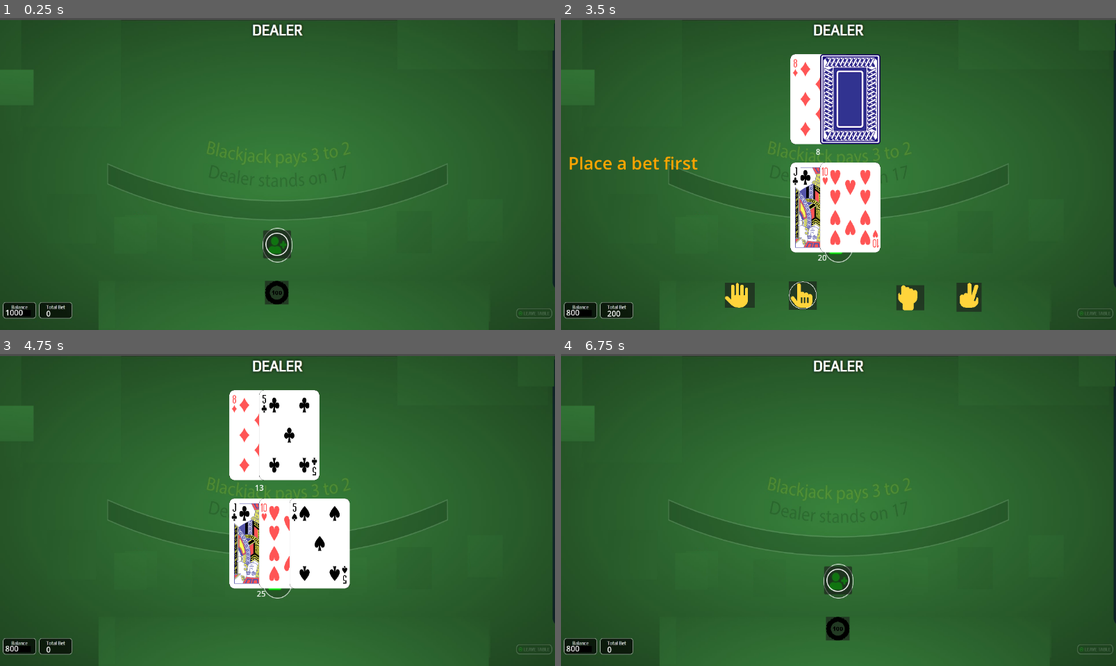
Above: before the commit, frames 1-4 (two rows, left to right).
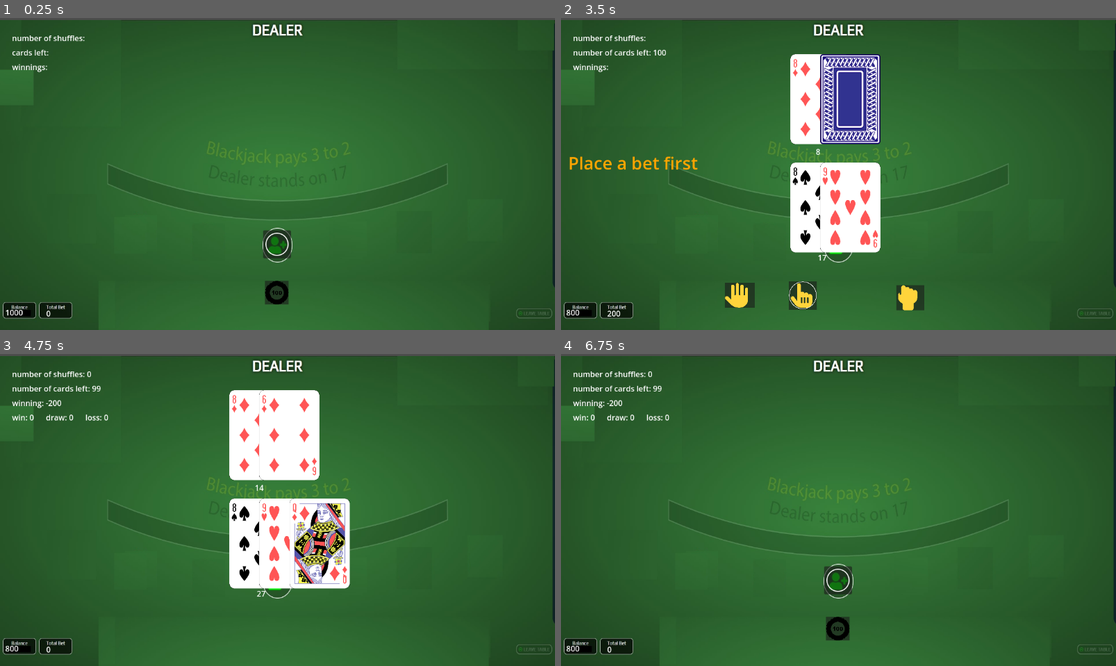
Above: after the commit, the same moments.

Repository: dooyoon/blackjack21-godot
Game: Godot game, scene res://main.tscn
The game is run twice, just before and just after one commit, with the same random seed, the same clock (stepped at 60 frames per second) and the same inputs.
Inputs (mouse positions are in pixels of both pictures, inside the frame that each line leads up to):
- Up to frame 1 (0.25 s): no input
- Up to frame 2 (3.5 s): click (838, 245) at 0.5 s; click (838, 292) at 1.25 s; click (838, 292) at 2 s; click (838, 245) at 2.75 s
- Up to frame 3 (4.75 s): click (244, 631) at 3.5 s
- Up to frame 4 (6.75 s): tap Enter at 5, 6.5 s; tap Space at 5.75 s

The runs differ from the first frame. In frame 1, 0.3% of the frame differs, in the area x 2-16%, y 5-18%; in frame 2, 1.9%; in frame 3, 3.8%, in the area x 2-63%, y 5-78%; in frame 4, 0.5%.

Commit message:
add stats win, draw, loss; disable double and split after 2 cards

Diff:
--- a/main.gd
+++ b/main.gd
@@ -1,6 +1,6 @@
 extends Node
 
-var numberOfDecks = 1
+var numberOfDecks = 2
 var deck = []
 var dealer = player.new()
 var player1 = player.new()
@@ -8,9 +8,13 @@
 var viewCenterX
 var viewCenterY
 var cardSize = 125
+var isActive = players.player1
+var numberOfShuffles = 0
+var stats = {'win':0, 'draw': 0, 'loss':0}
+
 enum players {dealer, player1, split, none}
 enum colors {RED, BLUE, CYAN, ORANGE, GRAY, YELLOW}
-var isActive = players.player1
+enum actions {SHOW, HIDE, DOUBLE, SPLIT, DOUBLE_OFF, SPLIT_OFF}
 
 func message(msg, colorIndex):
 	$Warning.visible = true
@@ -58,7 +62,7 @@
 	return card
 
 func _ready():
-	showButtons(false)
+	showButtons(actions.HIDE)
 	viewCenterX = get_viewport().size.x / 2
 	viewCenterY = get_viewport().size.y / 2
 
@@ -77,11 +81,7 @@
 	$Timer.timeout.connect(resetTable)
 
 func resetTable():
-	print(player1.balance)
-	print('totalBet: %s' % player1.totalBet)
-	print('totalWin: %s' % player1.totalWin)
-
-	showButtons(false)
+	showButtons(actions.HIDE)
 	isActive = players.player1
 
 	dealer.hands.clear()
@@ -93,8 +93,8 @@
 	player1.bet = [0]
 	player1.hasAce=false
 	player1.insurance=false
-	player1.totalBet=0
-	player1.totalWin=0
+	#player1.totalBet=0
+	#player1.totalWin=0
 
 	$totalDealer.visible = false
 	$totalPlayer.visible = false
@@ -110,6 +110,7 @@
 		deck.clear()
 		buildDeck()
 		message('Reshuffle',colors.ORANGE)
+		numberOfShuffles +=1
 
 	$Timer.stop()
 
@@ -168,18 +169,18 @@
 		players.player1:
 			getImg(players.player1, card, player1.hands.size())
 			player1.hands.append(card)
+			if player1.hands.size() > 2: showButtons(actions.DOUBLE_OFF)
 
 		players.split:
 			player1.split.append(card)
 			getImg(players.split, card, player1.split.size())
+			if player1.hands.size() > 2: showButtons(actions.DOUBLE_OFF)
 
 	deck.pop_at(index)
 
 	$totalDealer.visible = true
 	$totalPlayer.visible = true
 	updateTotal()
-
-	#print('Number of cards left: %s' % deck.size())
 
 func getHandScore(hand):
 	var totalScore = 0
@@ -220,26 +221,38 @@
 	if (player1.split.size() > 0):
 		$totalSplit.text = str(getHandScore(player1.split))
 
+	#stats:
+	$stats/cardsRemaining.text = 'number of cards left: %s' % str(deck.size())
+
 func playsound():
 	$sound/chip.play()
 	await $sound/chip.finished
 
 func showButtons(show):
-	if show:
-		$actions/Stand.visible = true
-		$actions/Hit.visible = true
-		$actions/Double.visible = true
-		$actions/Split.visible = true
-
-	else:
-		$actions/Stand.visible = false
-		$actions/Hit.visible = false
-		$actions/Double.visible = false
-		$actions/Split.visible = false
-		$actions/Insurance.visible = false
+	match show:
+		actions.SHOW:
+			$actions/Stand.visible = true
+			$actions/Hit.visible = true
+			$actions/Double.visible = true
+
+		actions.DOUBLE_OFF:
+			$actions/Double.visible = false
+
+		actions.SPLIT:
+			$actions/Split.visible = true
+
+		actions.SPLIT_OFF:
+			$actions/Split.visible = false
+
+		actions.HIDE:
+			$actions/Stand.visible = false
+			$actions/Hit.visible = false
+			$actions/Double.visible = false
+			$actions/Split.visible = false
+			$actions/Insurance.visible = false
 
 func dealersTurn():
-	showButtons(false)
+	showButtons(actions.HIDE)
 	isActive = players.dealer
 
 	dealer.hands[1].hidden = false
@@ -265,7 +278,6 @@
 	var dealerBlackjack = isBlackjack(dealer.hands)
 
 	for n in player1.bet.size():
-		print('inside for loop: %s' % n)
 		match n:
 			0:
 				playerScore = getHandScore(player1.hands)
@@ -278,29 +290,38 @@
 			message('BlackJack!',colors.ORANGE)
 			player1.balance += player1.bet[n] + player1.bet[n] * 1.5
 			player1.totalWin += player1.bet[n] + player1.bet[n] * 1.5
+			stats.win += 1
 			isActive = players.none
 		elif playerBlackjack && dealerBlackjack:
 			message('Even Money',colors.CYAN)
 			player1.balance += player1.bet[n] * 2
 			player1.totalWin += player1.bet[n] * 2
+			stats.win += 1
 			isActive = players.none
 		elif dealerBlackjack:
 			message('Dealer Blackjack...',colors.RED)
 			# Did any one do Insurance?
+			if player1.insurance:
+				player1.balance += player1.bet[0] * 1.5
+				player1.totalWin += player1.bet[0] * 1.5
+			stats.loss += 1
 			isActive = players.none
 		elif !playerScore > 21:
 			if dealerScore > 21 || playerScore > dealerScore:
 				message('Won',colors.ORANGE)
 				player1.balance += player1.bet[n] * 2
 				player1.totalWin += player1.bet[n] * 2
+				stats.win += 1
 				isActive = players.none
 			elif dealerScore > playerScore:
 				message('Lost',colors.RED)
+				stats.loss += 1
 				isActive = players.none
 			elif dealerScore == playerScore:
 				message('Push',colors.CYAN)
 				player1.balance += player1.bet[n]
 				player1.totalWin += player1.bet[n]
+				stats.draw += 1
 				isActive = players.none
 
 		elif playerScore > 21 && dealerScore <=21:
@@ -312,7 +333,15 @@
 		$Balance.text = str(player1.balance)
 		player1.bet = [0]
 		$Bet.text = str(player1.bet[0])
+
 		$Timer.start()
+
+		#stats:
+		$stats/numberOfShuffles.text = 'number of shuffles: %s' % str(numberOfShuffles)
+		$stats/totalWinnning.text = 'winning: %s' % str(player1.totalWin - player1.totalBet)
+		#$stats/winLoss.text = 'win: '+ str(stats.win) + '\tdraw: ' + str(stats.draw) + '\tloss: ' + str(stats.loss)
+		$stats/winLoss.text = 'win: %d %4s draw: %d %4s loss: %d' % [stats.win,'', stats.draw,'', stats.loss]
+
 
 func _placeBet_button_pressed():
 
@@ -324,7 +353,7 @@
 		player1.totalBet += player1.bet[0]
 		updateMoney()
 		dealInitialCards()
-		showButtons(true)
+		showButtons(actions.SHOW)
 	else:
 		message('Place a bet first',colors.ORANGE)
 
@@ -418,9 +447,9 @@
 	message("Got Insurance", colors.ORANGE)
 	$actions/Insurance.visible=false
 	player1.balance -= player1.bet[0] / 2
+	player1.totalBet += player1.bet[0] / 2
 	updateMoney()
 	if isBlackjack(dealer.hands):
-		player1.balance += player1.bet[0] * 1.5
 		nextTurn()
 
 func getImgPath(tempCard):
--- a/main.tscn
+++ b/main.tscn
@@ -193,3 +193,32 @@
 offset_bottom = 363.0
 theme_override_font_sizes/font_size = 36
 script = SubResource("GDScript_kek77")
+
+[node name="stats" type="Node" parent="."]
+
+[node name="numberOfShuffles" type="Label" parent="stats"]
+offset_left = 25.0
+offset_top = 30.0
+offset_right = 102.0
+offset_bottom = 53.0
+text = "number of shuffles:"
+
+[node name="cardsRemaining" type="Label" parent="stats"]
+offset_left = 25.0
+offset_top = 60.0
+offset_right = 102.0
+offset_bottom = 83.0
+text = "cards left:"
+
+[node name="totalWinnning" type="Label" parent="stats"]
+offset_left = 25.0
+offset_top = 90.0
+offset_right = 103.0
+offset_bottom = 113.0
+text = "winnings: "
+
+[node name="winLoss" type="Label" parent="stats"]
+offset_left = 25.0
+offset_top = 120.0
+offset_right = 65.0
+offset_bottom = 143.0
